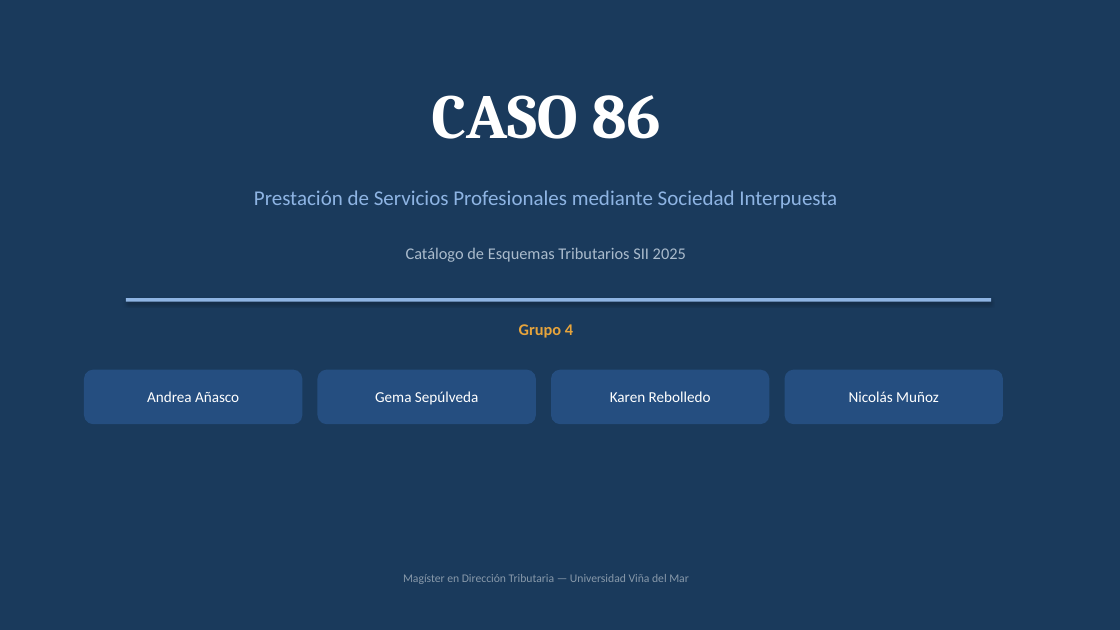
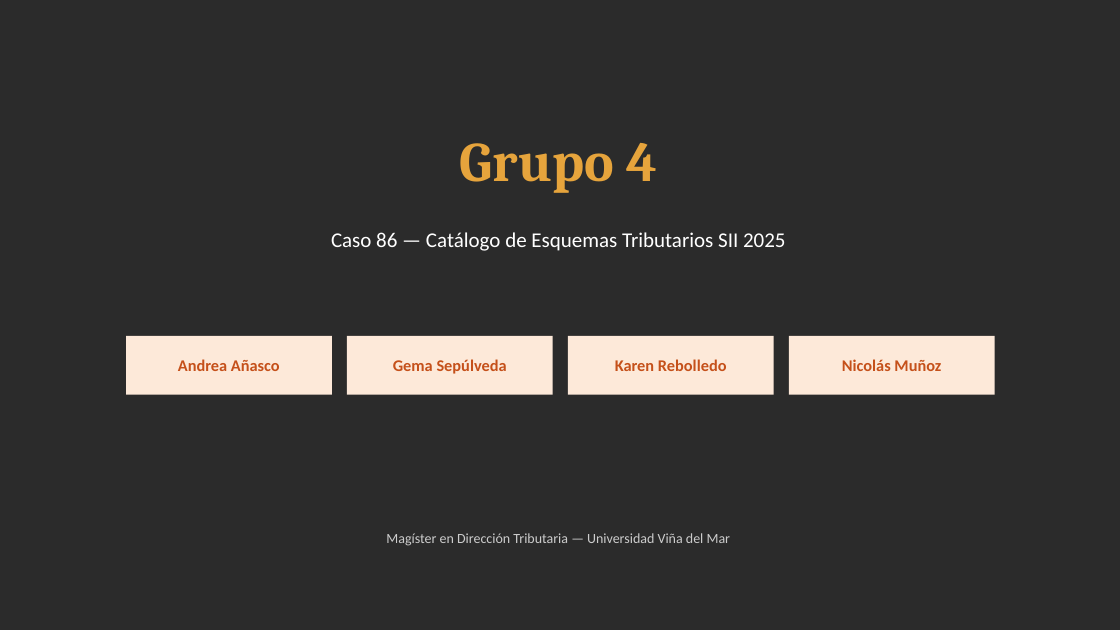
Before and after one commit to nicolasmuozv/Prueba, a slide deck: slide 9 of Caso86_Presentacion.pptx (slide 1 before the commit). Drawn at 1120x630 pixels with LibreOffice and Linux fonts; fonts in the diff are those of the drawing. Boxes give left, top, right and bottom in pixels: in the first picture for what was removed or moved away, otherwise in the second. Text is boxed around its words. In the diff, an @@ line names an element or a change of style, - is before the commit and + after.

```diff
--- a/Caso86_Presentacion.pptx
+++ b/Caso86_Presentacion.pptx
@@ rectangle at (0,0,1120,630): fill #1A3A5C to #2B2B2B @@
@@ text removed at (431,95,661,139) @@
-CASO 86
@@ text "Grupo 4": place and size @@
-text "Grupo 4" at (519,324,573,338)
+text "Grupo 4" at (460,143,657,193)
@@ text "Grupo 4" at (460,143,657,193): size 14 to 48 pt, font Calibri to Cambria @@
@@ text removed at (254,190,837,209) @@
-Prestación de Servicios Profesionales mediante Sociedad Interpuesta
@@ text at (331,232,786,251): text changed; size 14 to 18 pt; text colour #AABBCC to #FFFFFF @@
-Catálogo de Esquemas Tributarios SII 2025
+Caso 86 — Catálogo de Esquemas Tributarios SII 2025
@@ rectangle removed at (126,298,991,302) @@
@@ size 13 to 14 pt, text colour #FFFFFF to #C5501A, bold on; rounded rectangle to rectangle; fill #254E80 to #FDE9D9 in 4 elements at (789,336,995,395), (568,336,774,395), (347,336,553,395), (126,336,332,395) @@
@@ rectangle "Andrea Añasco": place and size @@
-rectangle "Andrea Añasco" at (84,370,302,424)
+rectangle "Andrea Añasco" at (126,336,332,395)
@@ rectangle "Gema Sepúlveda": place and size @@
-rectangle "Gema Sepúlveda" at (318,370,536,424)
+rectangle "Gema Sepúlveda" at (347,336,553,395)
@@ rectangle "Karen Rebolledo": place and size @@
-rectangle "Karen Rebolledo" at (551,370,770,424)
+rectangle "Karen Rebolledo" at (568,336,774,395)
@@ rectangle "Nicolás Muñoz": place and size @@
-rectangle "Nicolás Muñoz" at (785,370,1003,424)
+rectangle "Nicolás Muñoz" at (789,336,995,395)
@@ text "Magíster en Dirección Tributaria — ...": place and size @@
-text "Magíster en Dirección Tributaria — ..." at (403,574,689,584)
+text "Magíster en Dirección Tributaria — ..." at (386,533,730,546)
@@ text "Magíster en Dirección Tributaria — ..." at (386,533,730,546): size 10 to 12 pt, text colour #8899AA to #CCCCCC @@
```
Also in this commit, not shown: 8 slides added, 6 slides removed, 3 other files.
